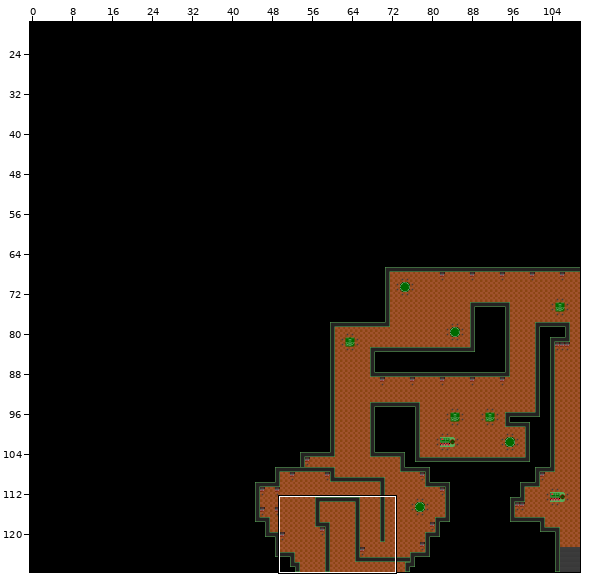
Tiled map: godot project folder/Assets/Levels/brettlevels/level3.tmx. Above: a wide view before the commit, with the close-up outlined.
Close-up. The starting point:
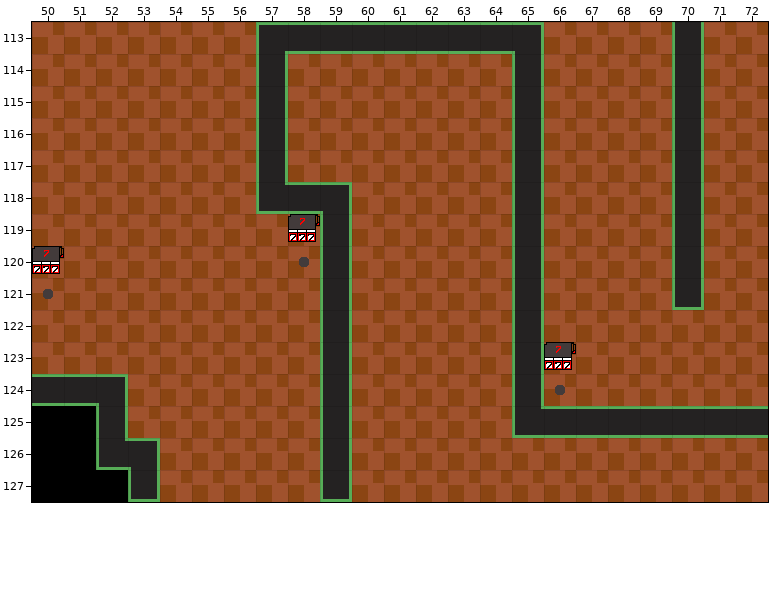
Cells are 32x32 px. Shown: x 50..72, y 113..127.
The same view after the edit:
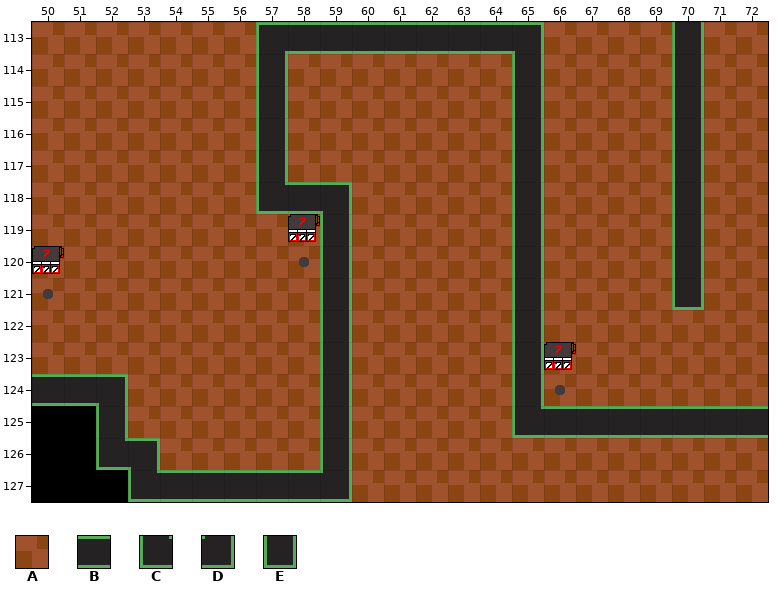
Key: from "brett_tileset": A 17 "floor", B 21 "WallTurned", C 25 "WallBottomLeft", D 26 "WallBottomRight", E 29 "WallBottomCap".
_ is an empty cell.
From old to new:
Layer "Floor":
The author changed tile A to tile B in row 127 at x 54 to 58.
The author changed tile E to tile C in row 127 at x 53.
The author changed tile E to tile D in row 127 at x 59.
Where, in picture pixels (left, top, right, bottom), the same in both close-ups:
changed: (157, 470, 323, 502)
